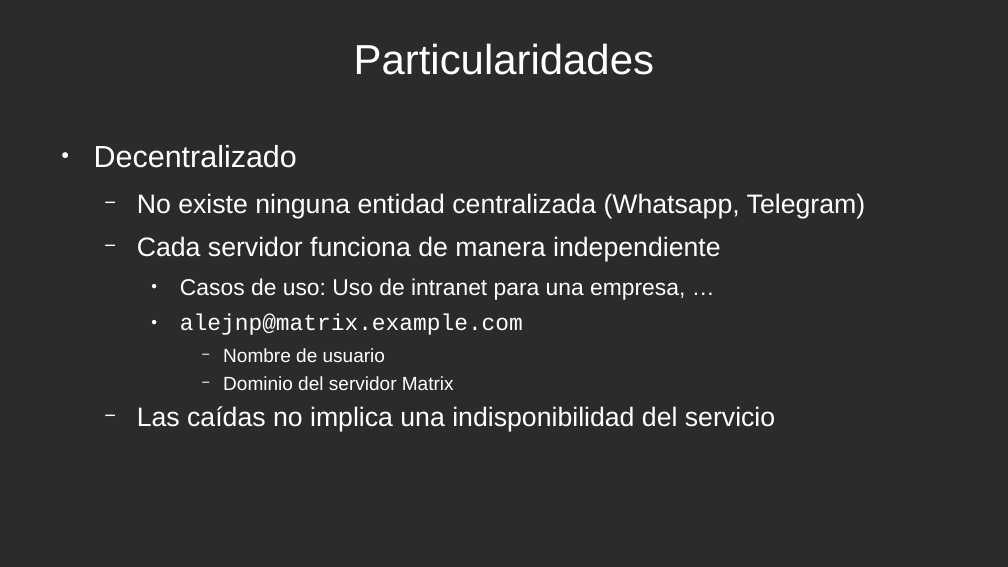
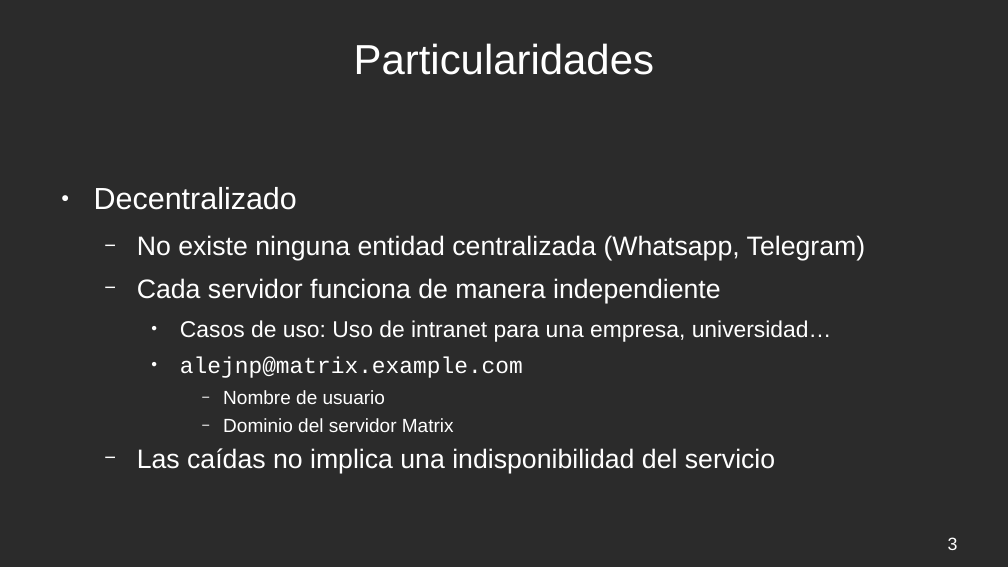
Before and after one commit to Alxe/UGR_FR, a slide deck: slide 3 of Matrix/matrix.odp (slide 2 before the commit). Drawn at 1008x567 pixels with LibreOffice and Linux fonts; fonts in the diff are those of the drawing; background and template pictures are left out; a plain dark background stands for a picture behind light text. Boxes give left, top, right and bottom in pixels: in the first picture for what was removed or moved away, otherwise in the second. Text is boxed around its words. In the diff, an @@ line names an element or a change of style, - is before the commit and + after.

Commit message:
Updated Matrix slides

```diff
--- a/Matrix/matrix.odp
+++ b/Matrix/matrix.odp
@@ text "Decentralizado" at <box>94,187,866,474</box>: vertical alignment top to middle @@
@@ text at <box>180,320,832,342</box>: text changed @@
-    ● Casos de uso: Uso de intranet para una empresa, …
+    ● Casos de uso: Uso de intranet para una empresa, universidad…
@@ page number added at <box>948,537,958,550</box>, 14 pt, text #FFFFFF @@
+3
```
Also in this commit, not shown: 7 other slides changed, 1 slide added, 1 other file.
